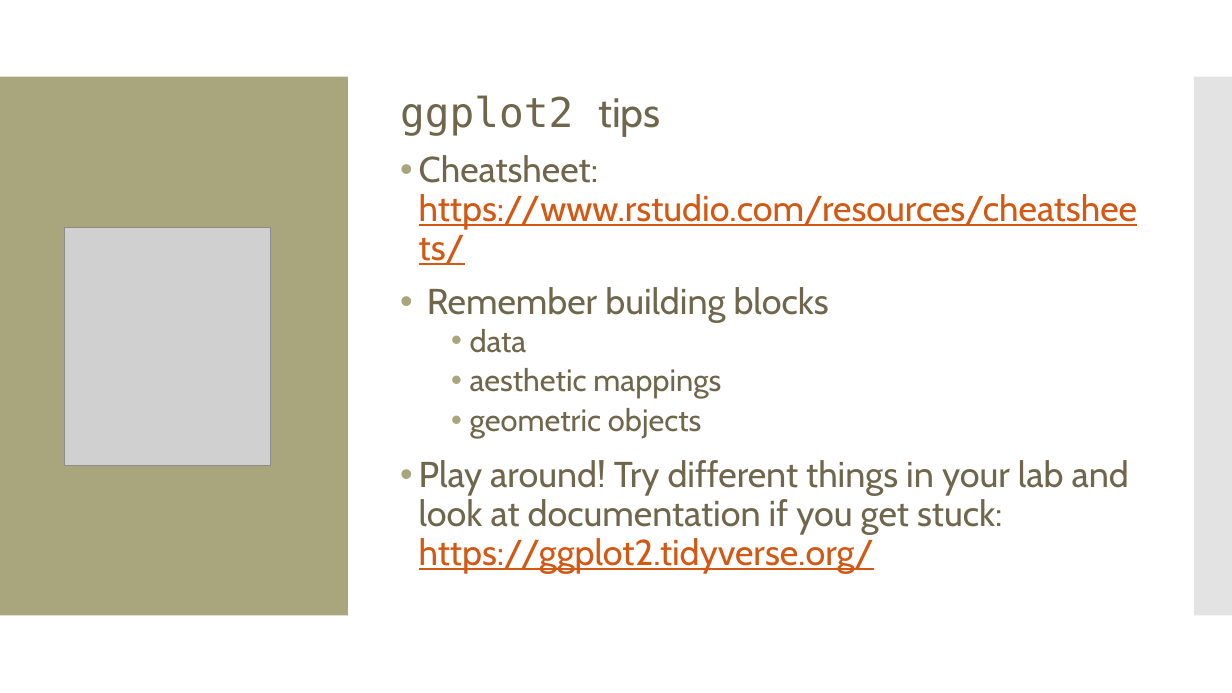
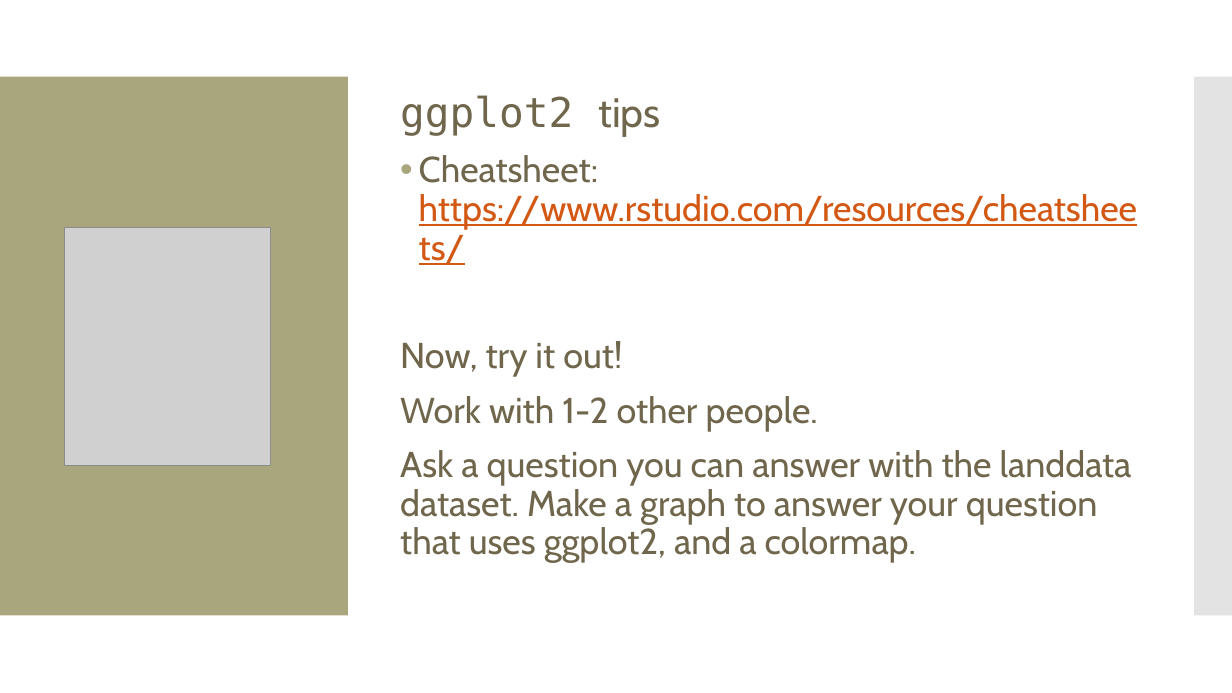
Before and after one commit to amosca01/Intro-DS-F23, a slide deck: slide 26 of slides/07-grammar-of-graphics-color.pptx (slide 11 before the commit). Drawn at 1232x693 pixels with LibreOffice and Linux fonts; fonts in the diff are those of the drawing; grey boxes stand for pictures. Boxes give left, top, right and bottom in pixels: in the first picture for what was removed or moved away, otherwise in the second. Text is boxed around its words. In the diff, an @@ line names an element or a change of style, - is before the commit and + after.

```diff
--- a/slides/07-grammar-of-graphics-color.pptx
+++ b/slides/07-grammar-of-graphics-color.pptx
@@ text at <box>400,341,1132,563</box>: text changed @@
-• Remember building blocks
-  • data
-  • aesthetic mappings
-  • geometric objects
-• Play around! Try different things in your lab and look at documentation if you get stuck: https://ggplot2.tidyverse.org/
+Now, try it out!
+Work with 1-2 other people.
+Ask a question you can answer with the landdata dataset. Make a graph to answer your question that uses ggplot2, and a colormap.
```
Also in this commit, not shown: 2 other slides changed, 20 slides added, 5 slides removed, 4 other files.
